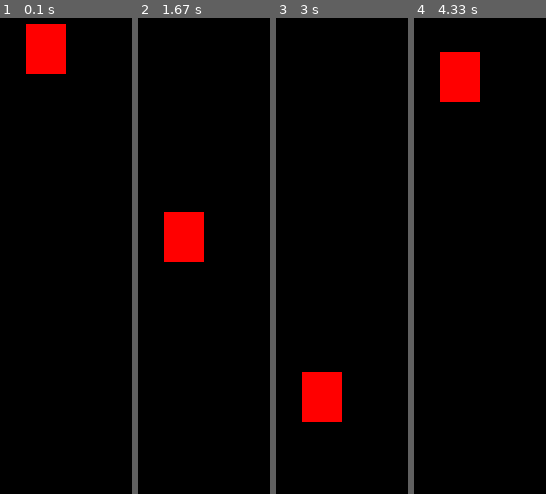
Above: before the commit, frames 1-4 (left to right).
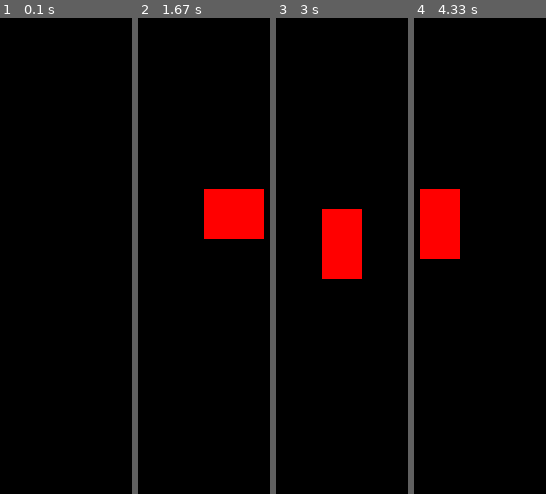
Above: after the commit, the same moments.

Repository: DaltonBorges/Curso-de-Python
Game: pygame game, started from Pygame/a003.py
The game is run twice, just before and just after one commit, with the same random seed, the same clock (stepped at 60 frames per second) and the same inputs.
Inputs:
- Up to frame 1 (0.1 s): no input
- Up to frame 2 (1.67 s): hold D 0.33-0.8 s; hold W 0.83-1.38 s; hold D from 1.42 s (still down)
- Up to frame 3 (3 s): release D at 2.05 s; hold A 2.08-2.75 s; hold S from 2.78 s (still down)
- Up to frame 4 (4.33 s): release S at 3.47 s; hold A 3.5-4.22 s; hold W from 4.25 s (still down)

The runs differ from the first frame. In frame 1, 3.2% of the frame differs, in the area x 19-50%, y 1-12%; in frame 2, 8.0%, in the area x 19-96%, y 35-52%; in frame 3, 7.6%; in frame 4, 7.6%.

Commit message:
Controlando objetos
Aula04 de Pygame - Controlando objetos

Diff:
--- a/Pygame/a003.py
+++ b/Pygame/a003.py
@@ -5,22 +5,38 @@
 pygame.init()
 largura = 640
 altura = 480
-x = largura / 2
-y = 0
+x = largura / 2 -20
+y = altura /2 - 25
 tela = pygame.display.set_mode((largura, altura))
 pygame.display.set_caption('Meu Jogo')
 relogio = pygame.time.Clock()
 
 while True:
-    relogio.tick(250)
+    relogio.tick(32)
     tela.fill((0,0,0))
     for event in pygame.event.get():
         if event.type == QUIT:
             pygame.quit()
             exit()
-    pygame.draw.rect(tela, (255, 0, 0), (x, y, 40, 50))
-    if y >= altura:
-        y = 0
-    y += 1
+        '''
+        if event.type == KEYDOWN:
+            if event.key == K_a:
+                x -= 20
+            elif event.key == K_d:
+                x += 20
+            elif event.key == K_w:
+                y -= 20
+            elif event.key == K_s:
+                y += 20
+        '''
+        if pygame.key.get_pressed()[K_a]:
+            x -= 20
+        elif pygame.key.get_pressed()[K_d]:
+            x += 20
+        elif pygame.key.get_pressed()[K_w]:
+            y -= 20
+        elif pygame.key.get_pressed()[K_s]:
+            y += 20
 
-    pygame.display.update()
+        pygame.draw.rect(tela, (255, 0, 0), (x, y, 40, 50))
+        pygame.display.update()
